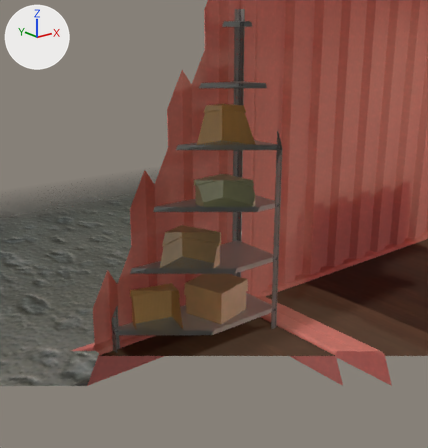
What one commit did to the glTF model data/environment/shipping-container_room/shipping-container_room.gltf.
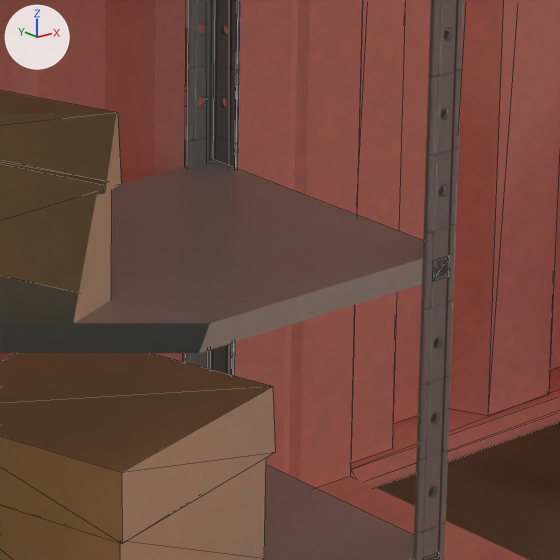
Each version is shown from a camera (50 mm lens) standing at (-2.712, -0.016, 1.851) and looking at (-0.428, 2.84, 0.709), then close up on the part from 47% to 69% of the width and 48% to 69% of the height. Every picture has the same lights, and +X, +Y and +Z are marked at upper left. The close-ups show mesh edges as thin lines. Everything nearer to the camera than a plane just in front of the edit is cut away. Where no turn or scale is listed for an object, it has been applied to the vertices.

Script lines for the objects in view, before the commit:
```python
me_cube_008 = bpy.data.meshes.new('Cube.008')
me_cube_008.from_pydata(...)  # 100 vertices, 176 faces; spans x -1.31..3.94, y -3.06..3.06, z -1.46..1.37
me_cube_008.materials.append(mat_container_wall)
me_cube_010 = bpy.data.meshes.new('Cube.010')
me_cube_010.from_pydata(...)  # 12 vertices, 20 faces; spans x -0.01..0.04, y -0.01..0.04, z 0.0..2.03
me_cube_010.materials.append(mat_bar)
me_cube_014 = bpy.data.meshes.new('Cube.014')
me_cube_014.from_pydata(...)  # 16 vertices, 28 faces; spans x -0.148..0.148, y -0.148..0.148, z 0.0..0.21
me_cube_014.materials.append(mat_box_b)  # picture img_box_paper_b
ob_box_b_003 = bpy.data.objects.new('box.B.003', me_cube_014)
ob_box_b_003.parent = ob_garage_rack_40x100_001
ob_box_b_003.location = (-0.067, 0.0, 0.51)
ob_box_b_003.rotation_euler = (0.0, 0.0, 0.349)  # degrees (0, 0, 20)
ob_frame = bpy.data.objects.new('frame', me_cube_008)
ob_frame.location = (-1.312, 0.0, 1.283)
ob_l_bar_002 = bpy.data.objects.new('L-bar.002', me_cube_010)
ob_l_bar_002.parent = ob_garage_rack_40x100_001
ob_l_bar_002.location = (0.5, -0.2, 0.0)
ob_l_bar_002.rotation_euler = (0.0, 0.0, 1.571)  # degrees (0, 0, 90)
# also in view: 'wall.006' at (1.312, 3.002, 1.283); 'box.B.001' at (-0.488, 2.74, 0.255); 'rack.001' at (-0.641, 2.74, 0.135); 'wall.003' at (-1.312, 3.002, 1.283); 'rack.002' at (-0.641, 2.74, 0.495)
```
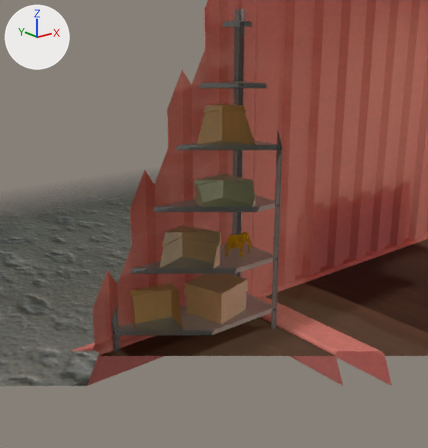
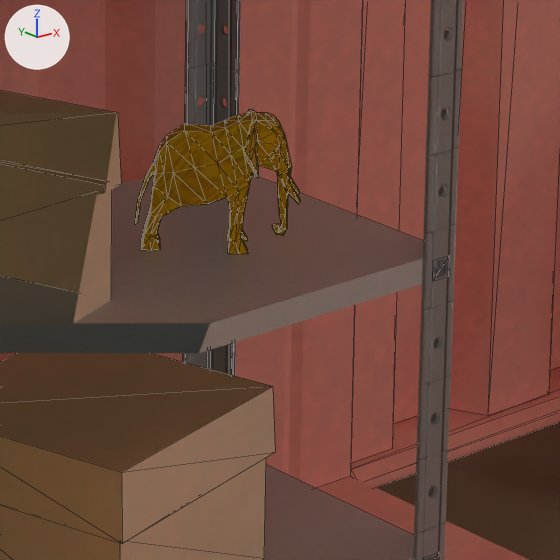
Diff of the bpy script that builds the scene:
```diff
--- a/data/environment/shipping-container_room/shipping-container_room.gltf.py
+++ b/data/environment/shipping-container_room/shipping-container_room.gltf.py
@@ img_old__wood @@
+img_old__wood = load_image('old_ wood', 'old_ wood.png', 128, 128, 'sRGB')
@@ mat_elephant_tex @@
+mat_elephant_tex = bpy.data.materials.new('Elephant.tex')
+# uses the picture img_old__wood
@@ me_plane_002 @@
+me_plane_002.from_pydata(...)  # 268 vertices, 532 faces; spans x -0.056..0.1, y -0.088..0.051, z 0.0..0.152
+me_plane_002.materials.append(mat_elephant_tex)
@@ ob_elephant_001 @@
+ob_elephant_001 = bpy.data.objects.new('Elephant.001', me_plane_002)
+ob_elephant_001.location = (-0.35, 2.73, 0.51)
```

What differs and where, as boxes [x1, y1, x2, y2] in the close-ups (560 x 560 px):
'Elephant.001', added: after [135, 109, 300, 254]
